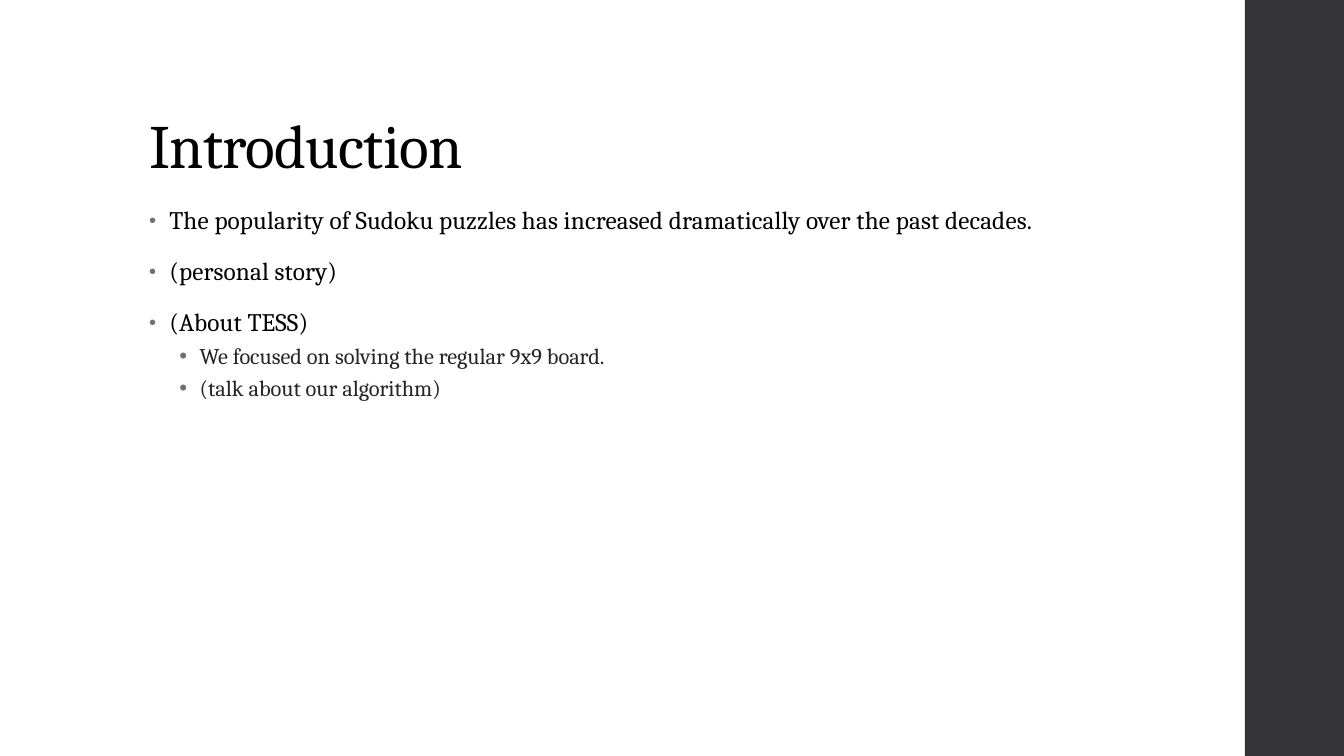
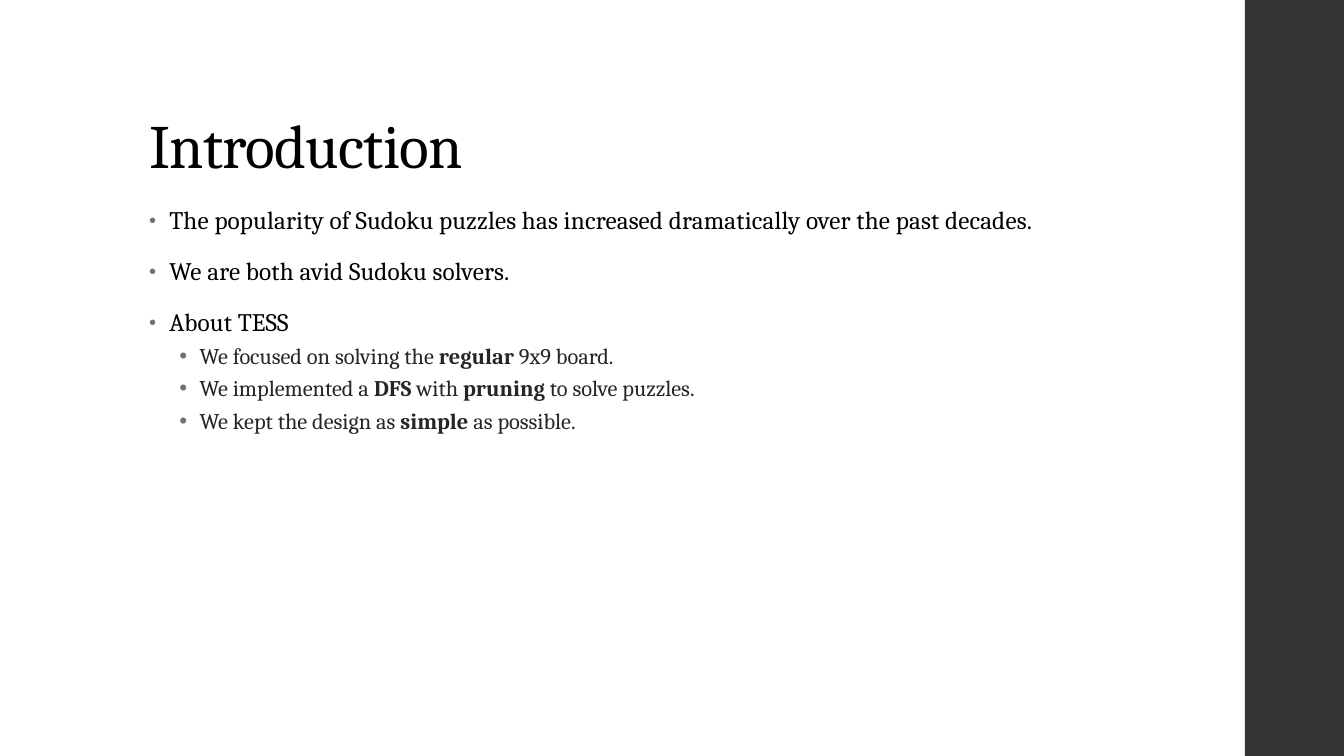
Before and after one commit to dakoval/Sudoku, a slide deck: slide 3 of Project Report/Final Project Report Presentation.pptx. Drawn at 1344x756 pixels with LibreOffice and Linux fonts; fonts in the diff are those of the drawing. Boxes give left, top, right and bottom in pixels: in the first picture for what was removed or moved away, otherwise in the second. Text is boxed around its words. In the diff, an @@ line names an element or a change of style, - is before the commit and + after.

```diff
--- a/Project Report/Final Project Report Presentation.pptx
+++ b/Project Report/Final Project Report Presentation.pptx
@@ text at (x1=169, y1=262, x2=510, y2=332): text changed @@
-• (personal story)
-• (About TESS)
+• We are both avid Sudoku solvers.
+• About TESS
@@ text at (x1=200, y1=348, x2=614, y2=369): bold on in "regular" @@
@@ text at (x1=200, y1=380, x2=694, y2=434): text changed @@
-  • (talk about our algorithm)
+  • We implemented a DFS with pruning to solve puzzles.
+  • We kept the design as simple as possible.
```
Also in this commit, not shown: 15 other slides changed, 5 slides added, 3 slides removed, 4 other files.
